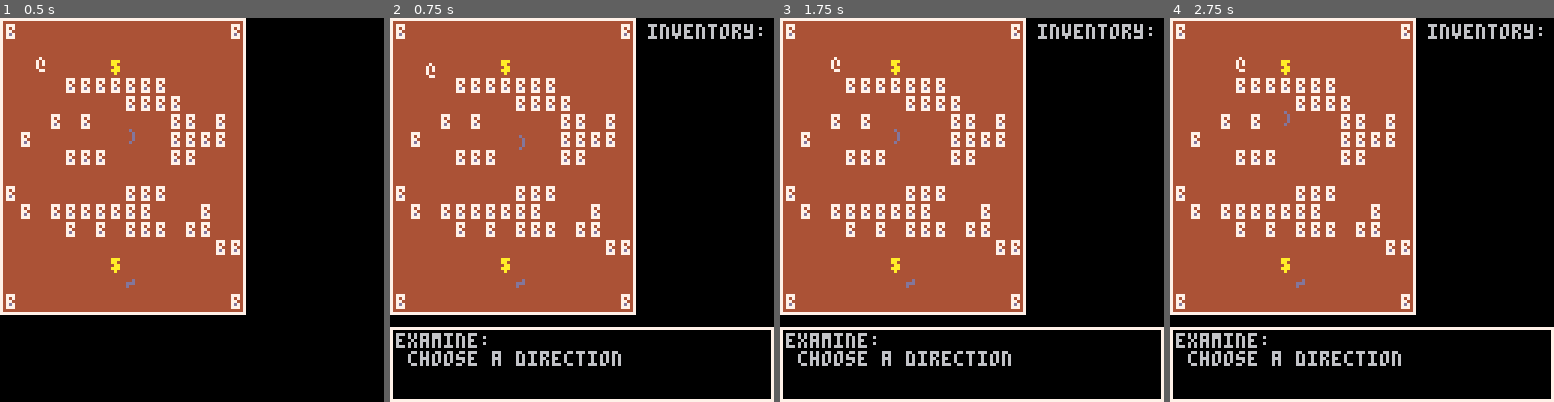
Above: before the commit, frames 1-4 (left to right).
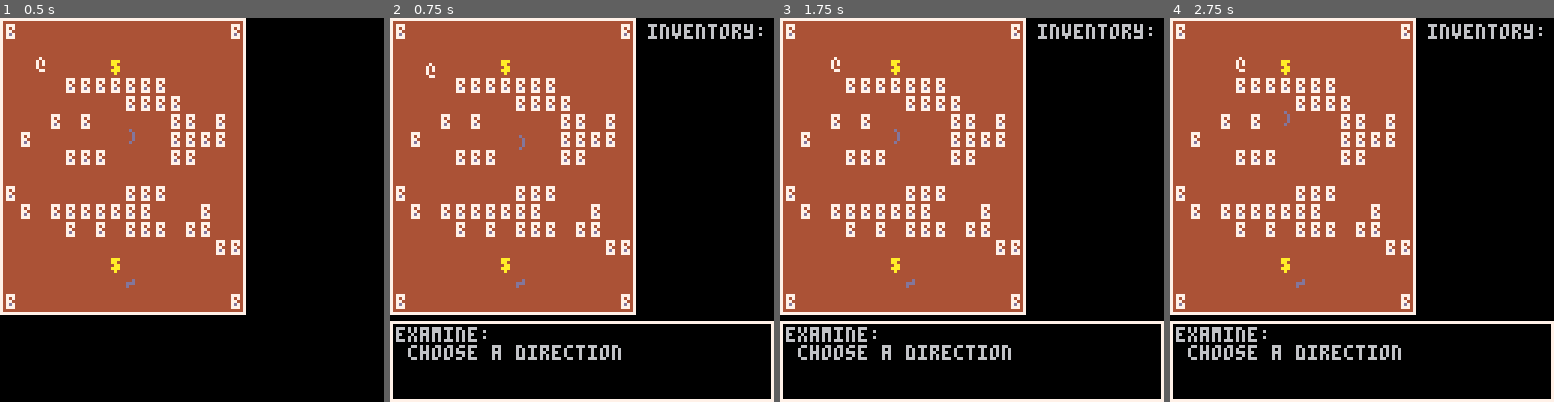
Above: after the commit, the same moments.

Repository: arnodick/castle
Game: PICO-8 cartridge castle.p8
The game is run twice, just before and just after one commit, with the same random seed, the same clock (stepped at 60 frames per second) and the same inputs.
Inputs:
- Up to frame 1 (0.5 s): tap X (X key) at 0.33 s
- Up to frame 2 (0.75 s): tap O (Z key) at 0.7 s
- Up to frame 3 (1.75 s): tap X (X key) at 1.07 s; hold Right from 1.6 s (still down); tap O (Z key) at 1.7 s
- Up to frame 4 (2.75 s): tap X (X key) at 1.85 s; release Right at 2.1 s; tap O (Z key) at 2.1, 2.5 s; hold Up 2.15-2.42 s; hold Right from 2.47 s (still down)

Frame 1 is identical in both runs. In frame 2, 2.9% of the frame differs, in the area x 0-100%, y 78-91%; in frame 3, 2.9%; in frame 4, 2.9%.

Commit message:
talky stuff

Diff:
--- a/castle.p8
+++ b/castle.p8
@@ -149,6 +149,13 @@
 	items[2]="potion"
 	items[3]="lazer"
 	items[4]="a butt"
+
+	dial={}
+	dial[1]="chubby wubby!"
+	dial[2]="ceh'thoen vho..."
+	dial[3]="szrt. oreh mmern!"
+	dial[4]="my mom is mean!"
+	dial[5]="hello......."
 end
 
 function actortypes_i(l)
@@ -200,6 +207,7 @@
 		actortypes[3][a].sp=flr(rnd(#species))+1
 		actortypes[3][a].fe=flr(rnd(#feelings))+1
 		actortypes[3][a].solid=true
+		actortypes[3][a].dial=flr(rnd(#dial))+1
 	end
 	--item attributes
 	for a=1,4 do
@@ -334,6 +342,7 @@
 	m.me={}
 	m.sel=1
 	m.control=false
+	m.target=nil
 	add(menus,m)
 end
 
@@ -404,6 +413,7 @@
 end
 
 function followactor(a,t)
+	if t!=nil then
 	if t.secx==a.secx and t.secy==a.secy then
 		local xdist=t.x-a.x
 		local ydist=t.y-a.y
@@ -421,6 +431,7 @@
 			end
 		end
 	end
+	end
 end
 
 function colactor(a,d,t)
@@ -440,6 +451,7 @@
 				room[t.x][t.y]=0
 				if t==p then
 					players[1]=nil
+					p=nil
 				end
 				del(actors,t)
 				del(actors.creatures,t)
@@ -466,15 +478,19 @@
 
 function doactor(a)
 	if a.t==5 then
+		if p!=nil then
 		if p.x==a.x and p.y==a.y then
 			sfx(actortypes[a.t][level+1].snd)
 			level+=1
 			if level>3 then level=0 end
 			changelevel(level)
 		end
+		end
 	elseif a.t==4 or a.t==6 then
+		if p!=nil then
 		if p.x==a.x and p.y==a.y then
 			pickupitem(p,a)
+		end
 		end
 	elseif a.hit==0 then
 		local d=movetype(a)
@@ -493,6 +509,13 @@
 	actors.creatures={}
 	actors.items={}
 	actors.exits={}
+end
+
+function dodialogue(m,t)
+	m.t=4
+	m.sel=1
+	m.control=not m.control
+	m.target=t
 end
 
 function doitem(t)
@@ -523,6 +546,8 @@
 	if m.t==1 then
 		if players[1]==nil then
 			m.me[1]="you are dead!"
+			m.me[2]=""
+			m.me[3]=" press button to continue"
 		elseif m.control==true then
 			m.me[1]="examine:"
 			m.me[2]=" choose a direction"
@@ -538,8 +563,7 @@
 					if target==4 or target==6 then
 						m.me[2]=" a "..items[actortypes[target][level+1].sp]
 					elseif target==3 then
-						m.me[2]=" a "..species[actortypes[target][level+1].sp]
-						m.me[3]=" it feels *"..feelings[actortypes[target][level+1].fe].."*"
+						dodialogue(m,target)
 					elseif target==2 then
 						m.me[2]=" a "..objects[actortypes[target][level+1].sp]
 					end
@@ -560,8 +584,10 @@
 	elseif m.t==2 then
 		local def={}
 		def[1]="inventory:"
+		if p!=nil then
 		for a=1,#p.inventory do
 			def[a+1]=" -"..items[actortypes[p.inventory[a]][level+1].sp]
+		end
 		end
 		if not m.control then
 			m.me=def
@@ -598,6 +624,27 @@
 			m.control=not m.control
 			taketurn()
 		end
+	--talk menu
+	elseif m.t==4 then
+		if btnp(2) then m.sel-=1 if m.sel<1 then m.sel=2 end
+		elseif btnp(3) then m.sel+=1 if m.sel>2 then m.sel=1 end
+		end
+		m.me[1]="you face:"
+		m.me[2]=" a "..species[actortypes[m.target][level+1].sp]
+		local talk={} talk[1]="talk" talk[2]="argue"
+		for a=3,4 do
+			local s=""
+			if a-2==m.sel then s=" >>" else s="  -" end
+			m.me[a]=s..talk[a-2]
+		end
+		--m.me[3]=" it feels *"..feelings[actortypes[t][level+1].fe].."*"
+		--m.me[3]=" it says: \""..dial[actortypes[m.target][level+1].dial].."\""
+		--m.me[4]=" argue? button 1: yes"
+		if btnp(5) then
+			m.control=not m.control
+			m.me={}
+			m.t=1
+		end
 	end
 end
 
@@ -646,7 +693,7 @@
 			p=players[1]
 			cam[1]=flr(p.x/rooms[level].sector_s)*rooms[level].sector_s*cellw
 			cam[2]=flr(p.y/rooms[level].sector_s)*rooms[level].sector_s*cellh
-			makemenu(1,2,105,125,22)
+			makemenu(1,2,103,125,24)
 			makemenu(2,86,2,41,96)
 		end
 		loadactors(rooms[level].room_w)
@@ -662,6 +709,7 @@
 		end
 	elseif s==1 then
 		if not menus[1].control and not menus[2].control then
+			if p!=nil then
 			if btnp(5) then
 				if p.inventory[1]!=nil then
 				menus[2].control=not menus[2].control
@@ -681,6 +729,9 @@
 					end
 					p.attack=6
 				end
+			end
+			elseif btnp()>0 then
+			 state=0 state_i(state)
 			end
 			foreach(actors.creatures,shakeactor)
 			if p!=nil then
